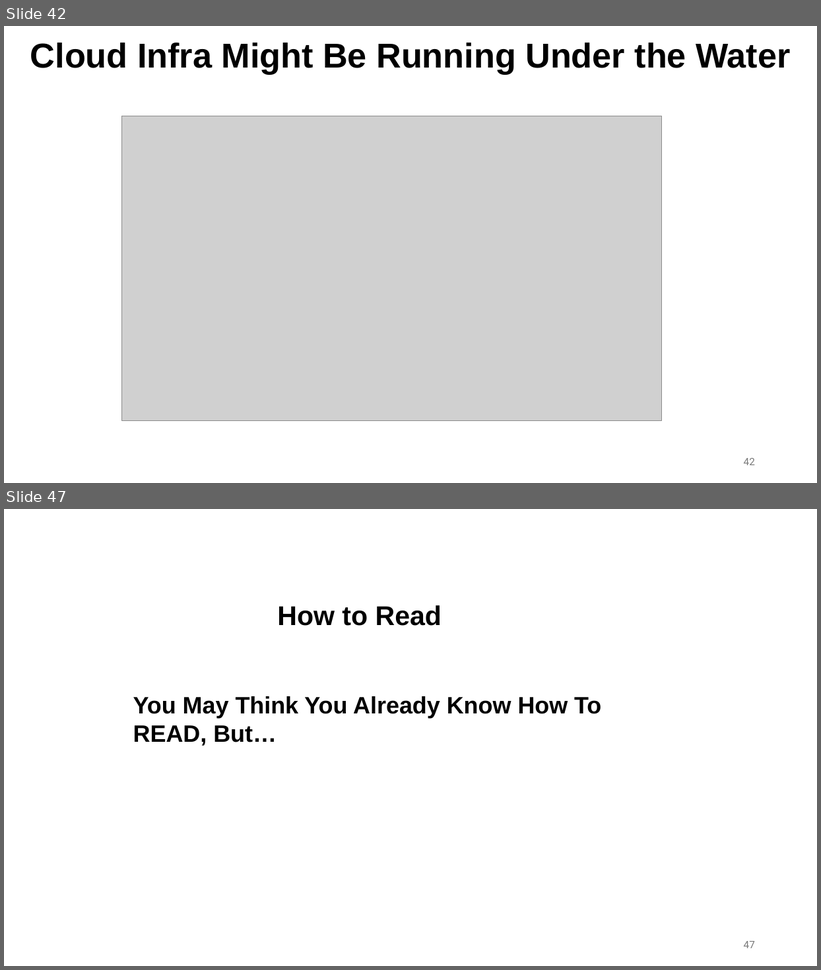
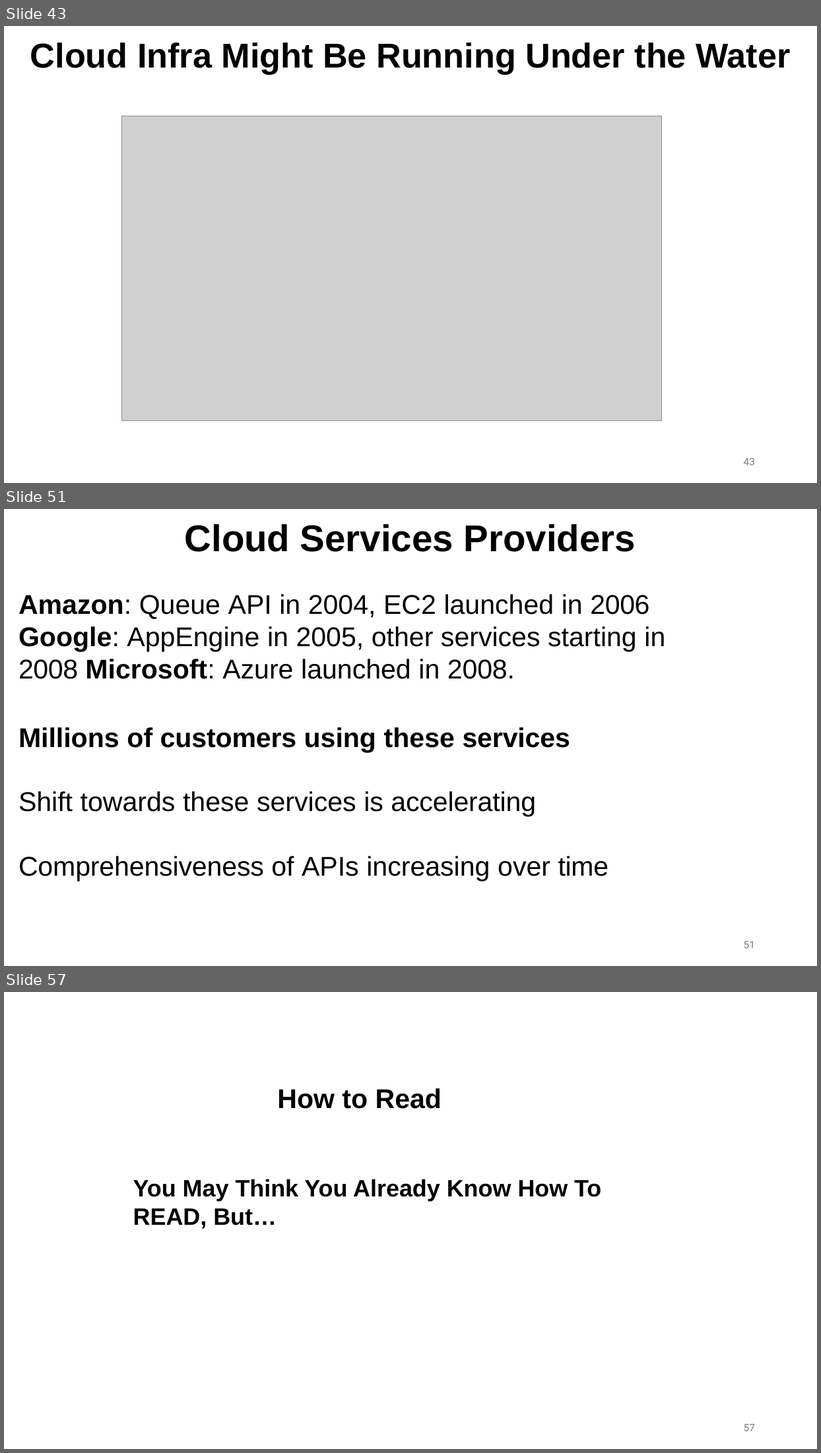
Before and after one commit to ec528/ec528.github.io, a slide deck: slides/fall26/1-introduction.pptx. Shown one above the other, each under a label of ours: slides 42 and 47 before the commit, slides 43, 51 and 57 after it; the slides between them are not shown. The pictures are 821x970 and 821x1453 pixels, drawn with LibreOffice and Linux fonts; fonts in the diff are those of the drawing; grey boxes stand for pictures. Boxes give left, top, right and bottom in pixels: in the first picture for what was removed or moved away, otherwise in the second. Text is boxed around its words. In the diff, an @@ line names an element or a change of style, - is before the commit and + after.

```diff
--- a/slides/fall26/1-introduction.pptx
+++ b/slides/fall26/1-introduction.pptx
@@ slide 51 added at (x1=4, y1=509, x2=817, y2=966), background #FFFFFF @@
@@ text added at (x1=185, y1=524, x2=636, y2=552), 44 pt, text #000000, bold @@
+Cloud Services Providers
@@ text added at (x1=19, y1=594, x2=665, y2=881), 32 pt, text #000000 @@
+Amazon: Queue API in 2004, EC2 launched in 2006 Google: AppEngine in 2005, other services starting in 2008 Microsoft: Azure launched in 2008.
+Millions of customers using these services Shift towards these services is accelerating Comprehensiveness of APIs increasing over time
@@ page number added at (x1=744, y1=941, x2=755, y2=949), 12 pt, text #797979 @@
+51
@@ what was slide 42 is now slide 43 @@
@@ page number at (x1=744, y1=458, x2=755, y2=466): text changed @@
-42
+43
@@ what was slide 47 is now slide 57 @@
@@ page number at (x1=744, y1=1424, x2=755, y2=1432): text changed @@
-47
+57
```
Also in this commit, not shown: 17 slides changed, 10 other slides added, 1 slide removed, 1 other file.
